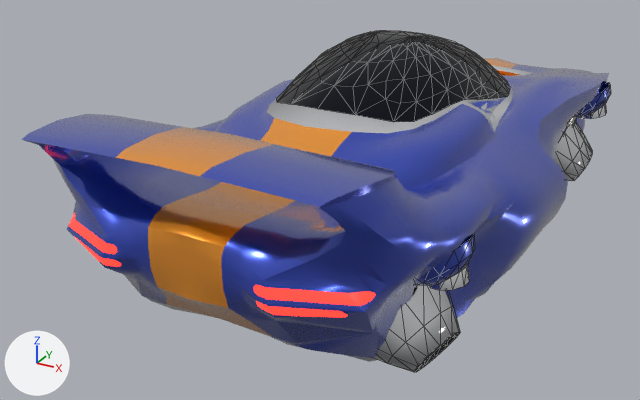
An edit to the glTF model public/models/buggy-boxarm.glb, drawn before and after from the same camera.
Rendered twice from a 50 mm lens placed at (1.87, -4.29, 2.12), pointed at (-0.28, -0.36, 0.16). The axes (+X, +Y, +Z) are drawn at lower left. The lights are the same throughout. The first picture is the older version. Mesh edges are drawn as thin lines on the coarser meshes. Vertices at exactly the same position are counted once.

The first picture shows 'Body.001', 'Canopy', 'Sockets'.
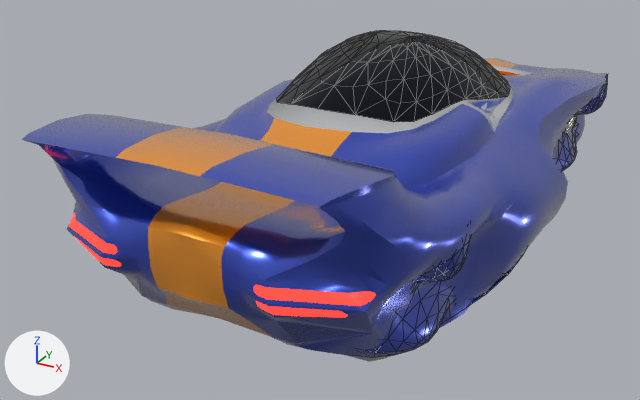
Changed parts and their boxes [x1, y1, x2, y2] in the pictures (640 x 400 px):
'Sockets', reshaped: before [374, 82, 611, 372]; after [362, 76, 607, 357]
part 1 of me_sockets, rebuilt: before [555, 122, 592, 181]; after [554, 124, 577, 170]
part 2 of me_sockets, rebuilt (17% shorter): before [374, 285, 460, 372]; after [362, 285, 453, 357]
part 3 of me_sockets, rebuilt: before [575, 82, 611, 117]; after [578, 76, 607, 114]
part 4 of me_sockets, rebuilt: before [414, 235, 475, 286]; after [414, 236, 471, 288]
part 5 of me_sockets, added (mostly hidden): after [441, 254, 524, 324]
part 6 of me_sockets, deleted: before [581, 104, 607, 119]
part 7 of me_sockets, deleted: before [430, 266, 470, 290]

The change in detail:
me_sockets is used by ob_sockets; location (0.0, 0.0, 0.0).
me_sockets had 656 vertices, 1072 faces and spanned x -0.89..0.89, y -1.52..1.52, z -0.08..0.57.
me_sockets now has 751 vertices, 1256 faces and spans x -0.86..0.86, y -1.6..1.8, z -0.11..0.63.
me_sockets part 1: the loose piece of 48 vertices spanning x 0.45..0.83, y 0.88..1.52, z -0.08..0.32 is rebuilt with 49 vertices and now spans x 0.54..0.73, y 0.82..1.62, z -0.05..0.29, in mat_body_002 (blue #304bc4).
me_sockets part 2: the loose piece of 48 vertices spanning x 0.44..0.83, y -1.52..-0.88, z -0.08..0.32 is rebuilt with 49 vertices and now spans x 0.49..0.73, y -1.6..-0.82, z -0.06..0.28, in mat_body_002 (blue #304bc4).
me_sockets part 3: the loose piece of 30 vertices spanning x 0.61..0.89, y 1.08..1.4, z 0.34..0.57 is rebuilt with 49 vertices and now spans x 0.63..0.86, y 1.07..1.41, z 0.3..0.61, in mat_body_002 (blue #304bc4).
me_sockets part 4: the loose piece of 30 vertices spanning x 0.62..0.89, y -1.4..-1.08, z 0.33..0.57 is rebuilt with 49 vertices and now spans x 0.65..0.86, y -1.41..-1.07, z 0.28..0.63, in mat_body_002 (blue #304bc4).
me_sockets part 5: a new loose piece of 135 vertices spanning x -0.8..0.8, y -1.56..1.8, z -0.11..0.13, in mat_chrome_001 (white #f3f6f9).
me_sockets part 6: the loose piece of 30 vertices spanning x 0.7..0.88, y 1.16..1.33, z 0.34..0.47 is deleted.
me_sockets part 7: 30 vertices removed from x 0.7..0.88, y -1.33..-1.16, z 0.34..0.47.
Other edits to the shape of me_sockets do not show in these pictures.
me_sockets no longer uses material mat_dark (black #1d1f24).
